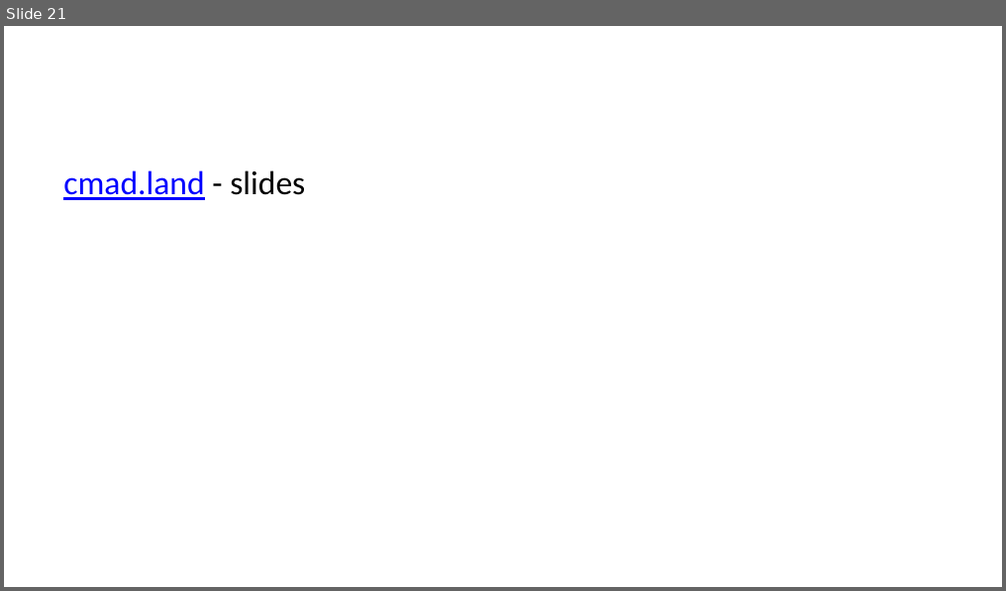
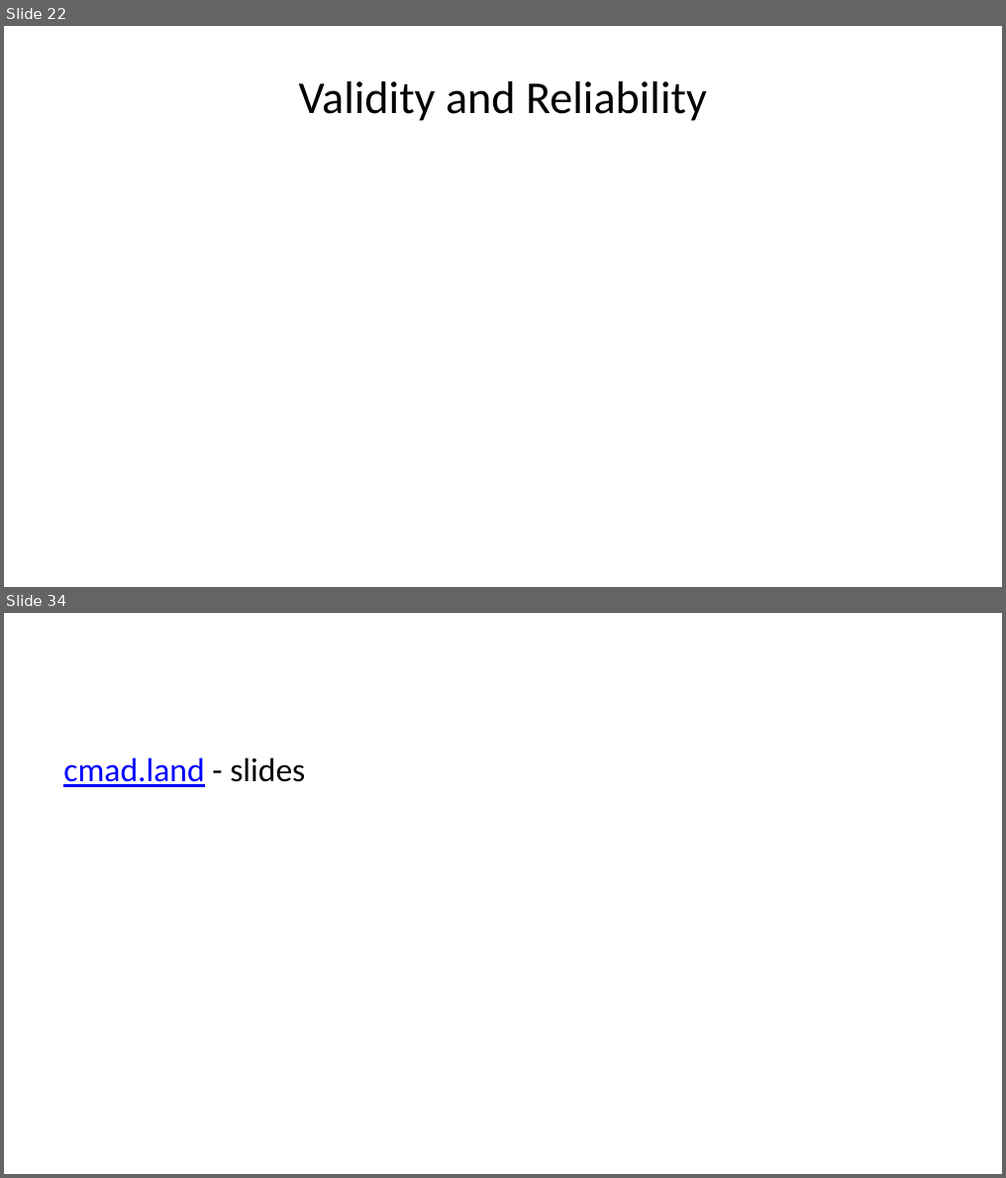
Before and after one commit to cmadland/slides, a slide deck: docs/posts/fpl-assessment/index.pptx. Shown one above the other, each under a label of ours: slide 21 before the commit, slides 22 and 34 after it; the slides between them are not shown. The pictures are 1006x591 and 1006x1178 pixels, drawn with LibreOffice and Linux fonts; fonts in the diff are those of the drawing. Boxes give left, top, right and bottom in pixels: in the first picture for what was removed or moved away, otherwise in the second. Text is boxed around its words. In the diff, an @@ line names an element or a change of style, - is before the commit and + after.

```diff
--- a/docs/posts/fpl-assessment/index.pptx
+++ b/docs/posts/fpl-assessment/index.pptx
@@ slide 22 added at (x1=4, y1=26, x2=1002, y2=587), background #FFFFFF @@
@@ title added at (x1=299, y1=81, x2=707, y2=121), 33 pt, text #000000 @@
+Validity and Reliability
@@ what was slide 21 is now slide 34 @@
```
Also in this commit, not shown: 2 slides changed, 15 other slides added, 2 slides removed, 19 other files.
